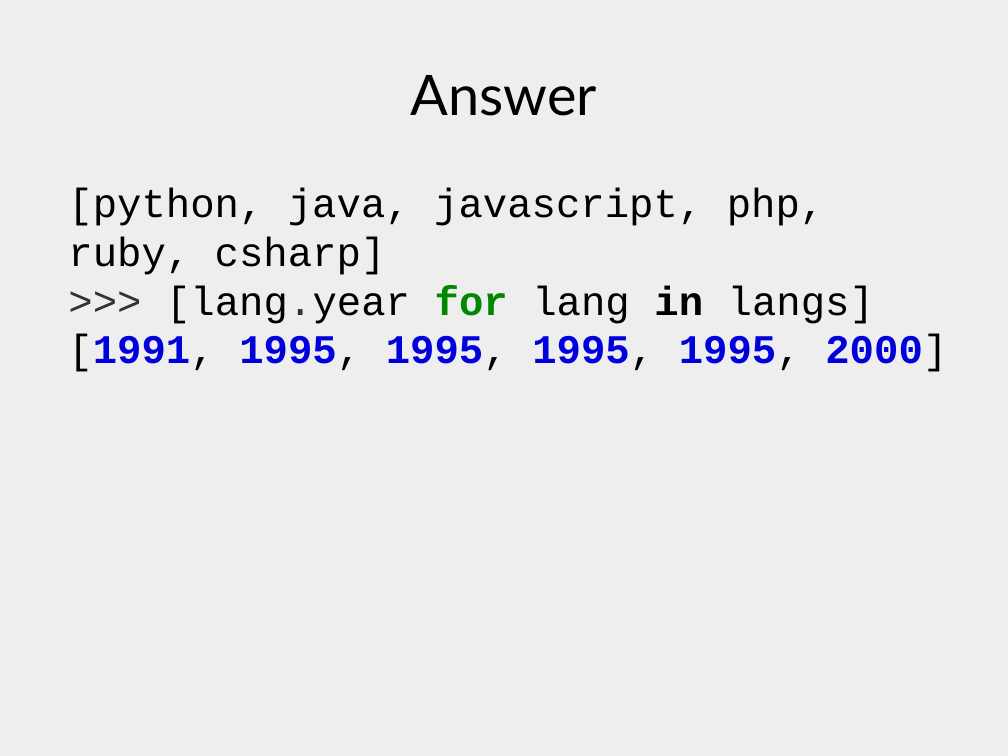
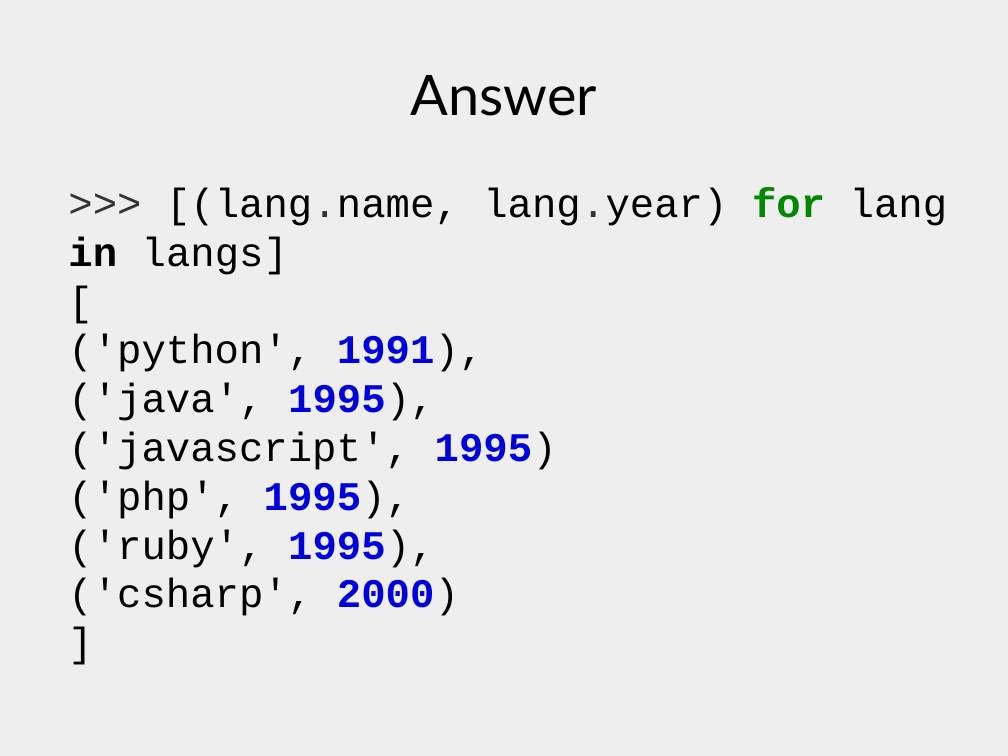
Before and after one commit to xrmx/tcs-lademuta, a slide deck: slide 7 of django.odp. Drawn at 1008x756 pixels with LibreOffice and Linux fonts; fonts in the diff are those of the drawing. Boxes give left, top, right and bottom in pixels: in the first picture for what was removed or moved away, otherwise in the second. Text is boxed around its words. In the diff, an @@ line names an element or a change of style, - is before the commit and + after.

Commit message:
Sistemiamo a mano gli output dei comandi / repl python
Non usiamo console come highlight perchè scassa tutto

```diff
--- a/django.odp
+++ b/django.odp
@@ text at (x1=68, y1=188, x2=948, y2=616): text changed @@
-[python, java, javascript, php, ruby, csharp]
->>> [lang.year for lang in langs]
-[1991, 1995, 1995, 1995, 1995, 2000]
+>>> [(lang.name, lang.year) for lang in langs]
+[
+('python', 1991),
+('java', 1995),
+('javascript', 1995)
+('php', 1995),
+('ruby', 1995),
+('csharp', 2000)
+]
```
Also in this commit, not shown: 6 other slides changed, 2 other files.
